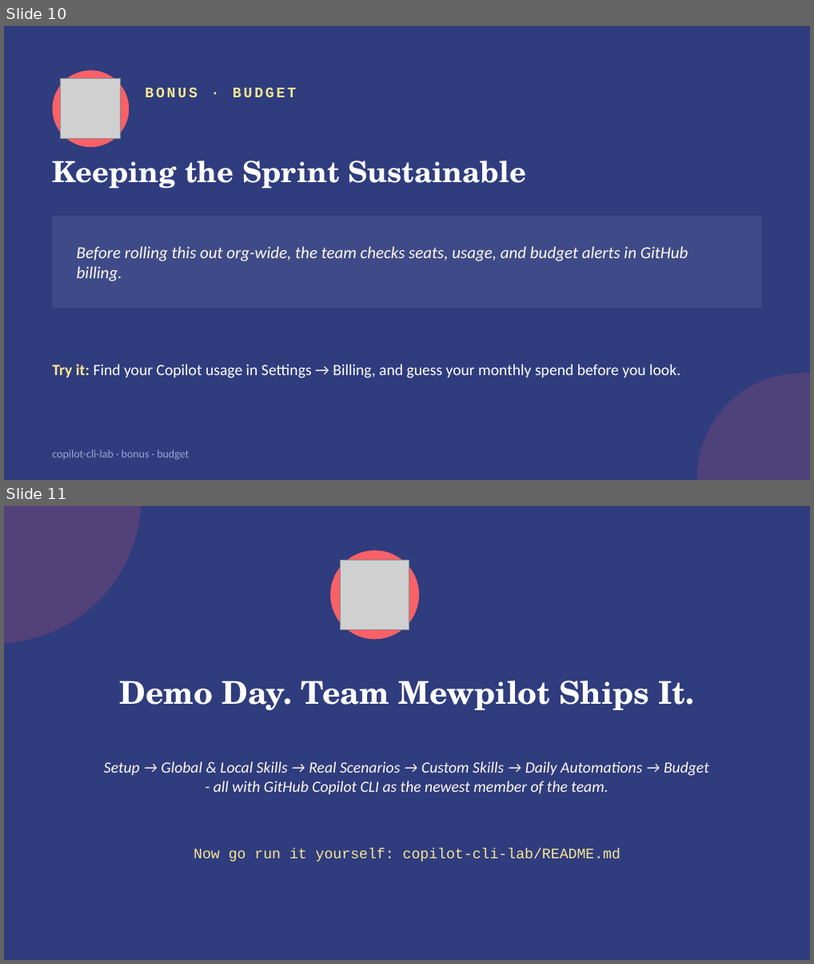
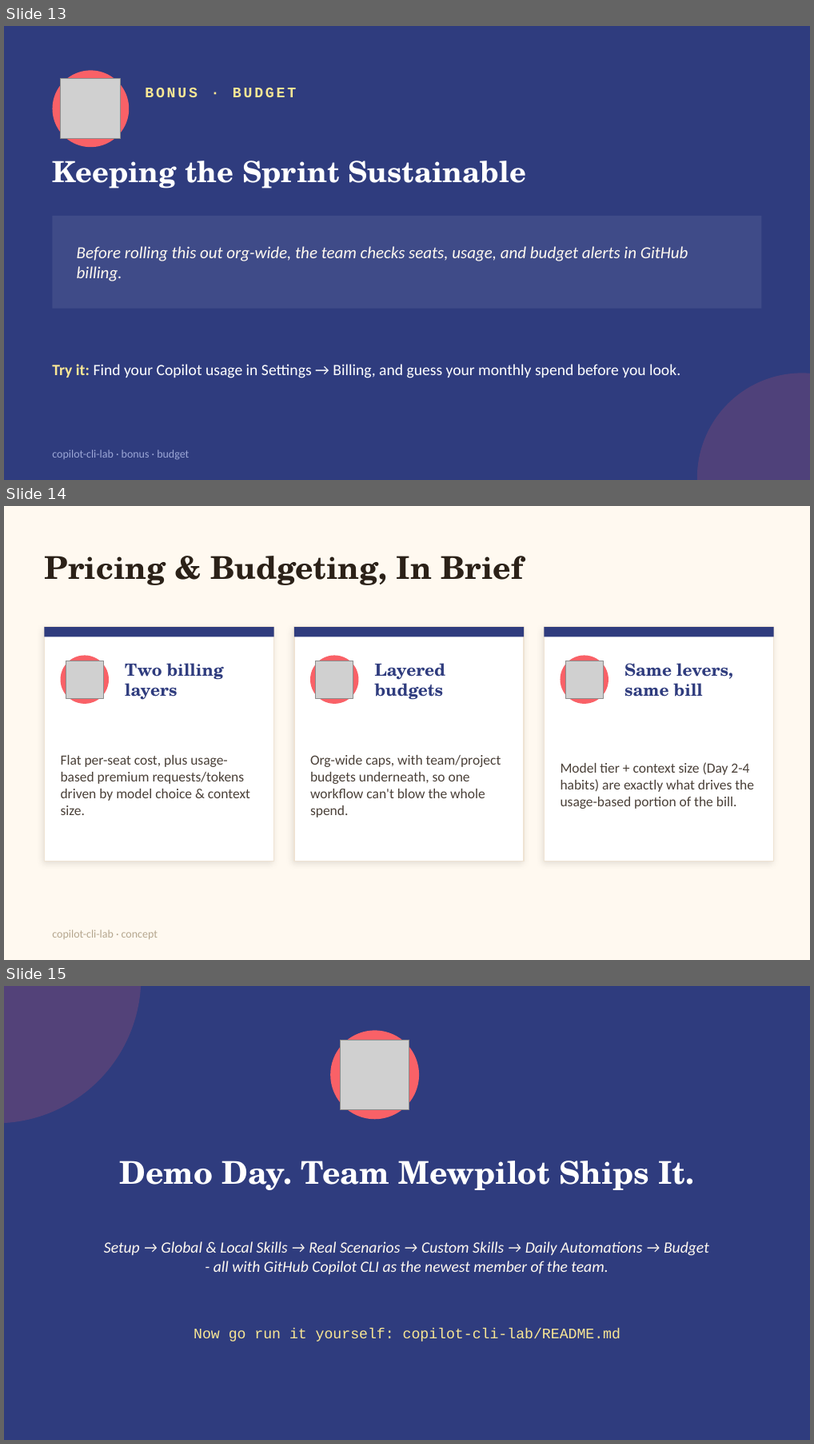
Before and after one commit to kandanai-leenutaphong-backup/copilot-cli-lab, a slide deck: slides/copilot-cli-lab.pptx. Shown one above the other, each under a label of ours: slides 10 and 11 before the commit, slides 13, 14 and 15 after it. The pictures are 814x964 and 814x1444 pixels, drawn with LibreOffice and Linux fonts; fonts in the diff are those of the drawing; grey boxes stand for pictures. Boxes give left, top, right and bottom in pixels: in the first picture for what was removed or moved away, otherwise in the second. Text is boxed around its words. In the diff, an @@ line names an element or a change of style, - is before the commit and + after.

```diff
--- a/slides/copilot-cli-lab.pptx
+++ b/slides/copilot-cli-lab.pptx
@@ slide 14 added at (4, 506, 810, 960), background #FFF9F0 @@
@@ text added at (44, 556, 524, 585), 28 pt, text #2B2118, bold @@
+Pricing & Budgeting, In Brief
@@ rectangle added at (44, 627, 274, 861), fill #FFFFFF, outline #EFE3D3 1 pt @@
@@ rectangle added at (44, 627, 274, 636), fill #2F3C7E @@
@@ rectangle added at (294, 627, 524, 861), fill #FFFFFF, outline #EFE3D3 1 pt @@
@@ rectangle added at (294, 627, 524, 636), fill #2F3C7E @@
@@ rectangle added at (544, 627, 774, 861), fill #FFFFFF, outline #EFE3D3 1 pt @@
@@ rectangle added at (544, 627, 774, 636), fill #2F3C7E @@
@@ ellipse added at (61, 655, 109, 704), fill #F96167 @@
@@ picture added at (66, 661, 104, 699) @@
@@ text added at (125, 663, 224, 700), 15 pt, text #2F3C7E, bold @@
+Two billing layers
@@ ellipse added at (310, 655, 359, 704), fill #F96167 @@
@@ picture added at (316, 661, 354, 699) @@
@@ text added at (375, 663, 446, 700), 15 pt, text #2F3C7E, bold @@
+Layered budgets
@@ ellipse added at (561, 655, 609, 704), fill #F96167 @@
@@ picture added at (566, 661, 604, 699) @@
@@ text added at (625, 663, 734, 696), 15 pt, text #2F3C7E, bold @@
+Same levers, same bill
@@ text added at (61, 755, 250, 815), 12.5 pt, text #4A4038 @@
+Flat per-seat cost, plus usage-based premium requests/tokens driven by model choice & context size.
@@ text added at (310, 755, 502, 817), 12.5 pt, text #4A4038 @@
+Org-wide caps, with team/project budgets underneath, so one workflow can't blow the whole spend.
@@ text added at (561, 762, 754, 808), 12.5 pt, text #4A4038 @@
+Model tier + context size (Day 2-4 habits) are exactly what drives the usage-based portion of the bill.
@@ text added at (52, 929, 158, 939), 10 pt, text #B5A78F @@
+copilot-cli-lab · concept
@@ what was slide 10 is now slide 13 @@
@@ what was slide 11 is now slide 15 @@
```
Also in this commit, not shown: 3 other slides added, 9 other files.
